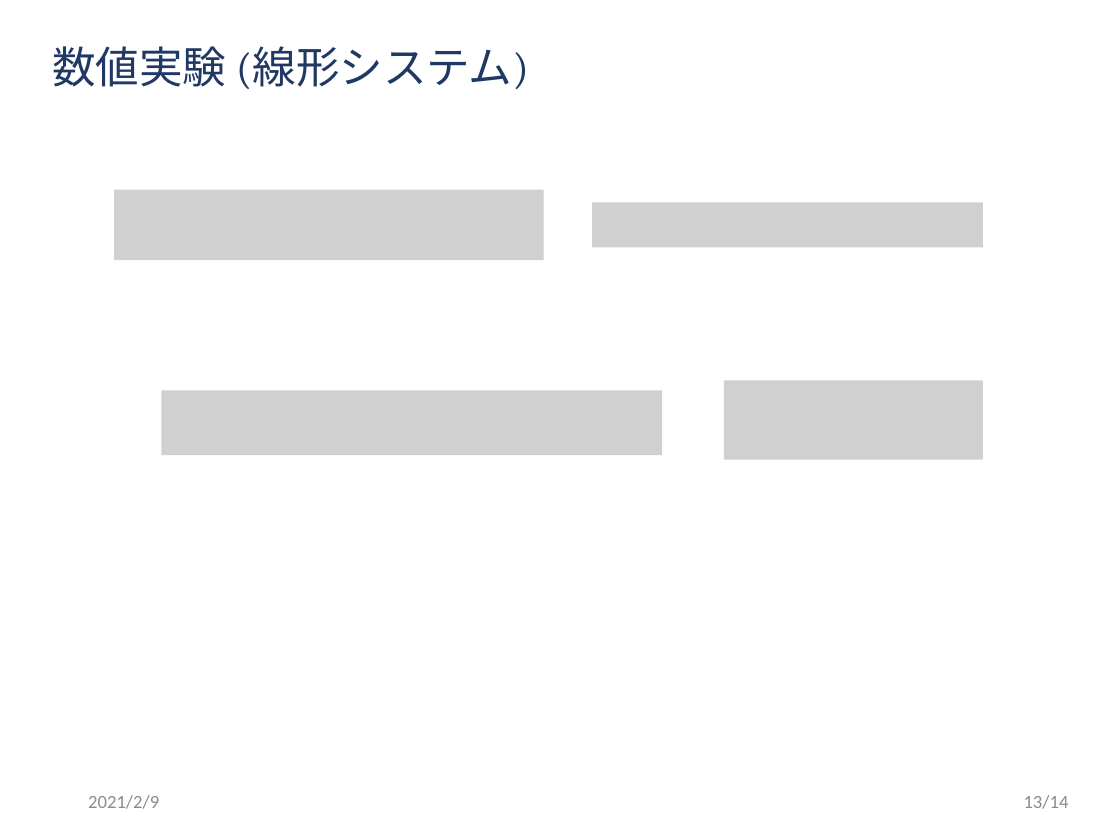
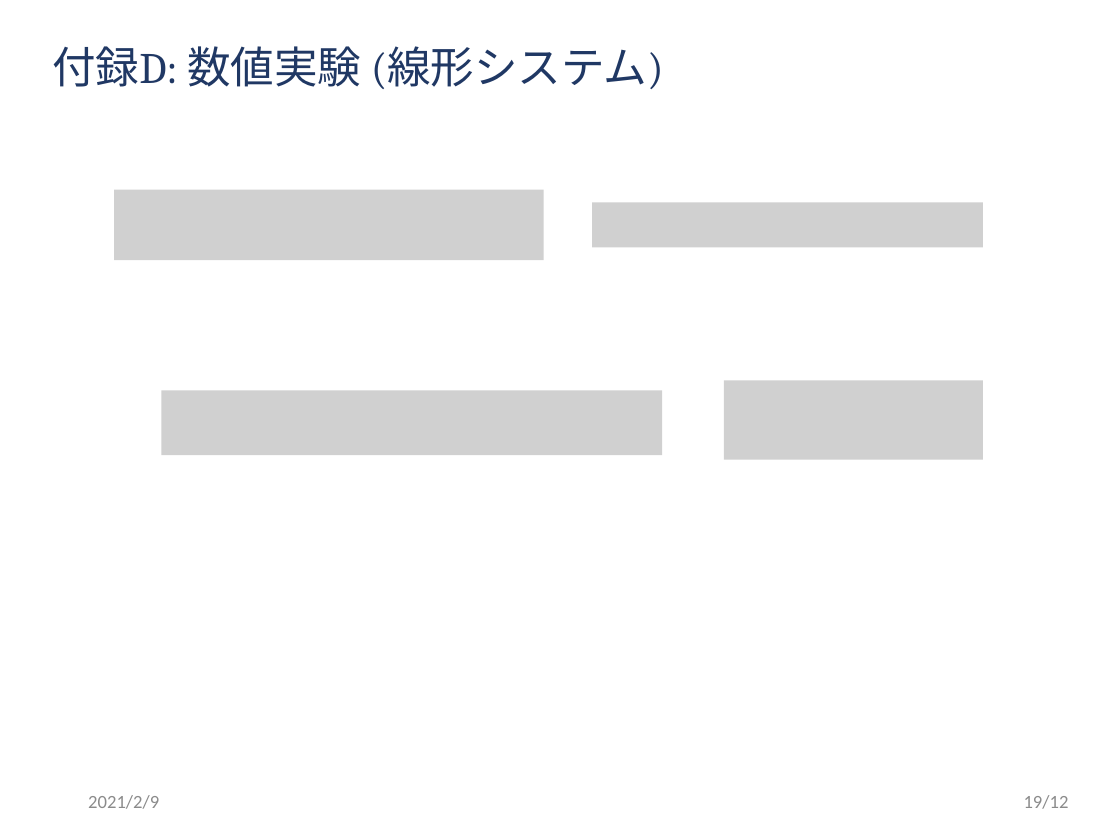
Before and after one commit to ibuki1024/thesis, a slide deck: slide 20 of slide/master.pptx (slide 14 before the commit). Drawn at 1120x840 pixels with LibreOffice and Linux fonts; fonts in the diff are those of the drawing; grey boxes stand for pictures; background and template pictures are left out. Boxes give left, top, right and bottom in pixels: in the first picture for what was removed or moved away, otherwise in the second. Text is boxed around its words. In the diff, an @@ line names an element or a change of style, - is before the commit and + after.

```diff
--- a/slide/master.pptx
+++ b/slide/master.pptx
@@ title at (x1=52, y1=46, x2=664, y2=89): text changed @@
-数値実験 (線形システム)
+付録D: 数値実験 (線形システム)
@@ page number at (x1=1024, y1=795, x2=1069, y2=809): text changed @@
-13/14
+19/12
```
Also in this commit, not shown: 14 other slides changed.
